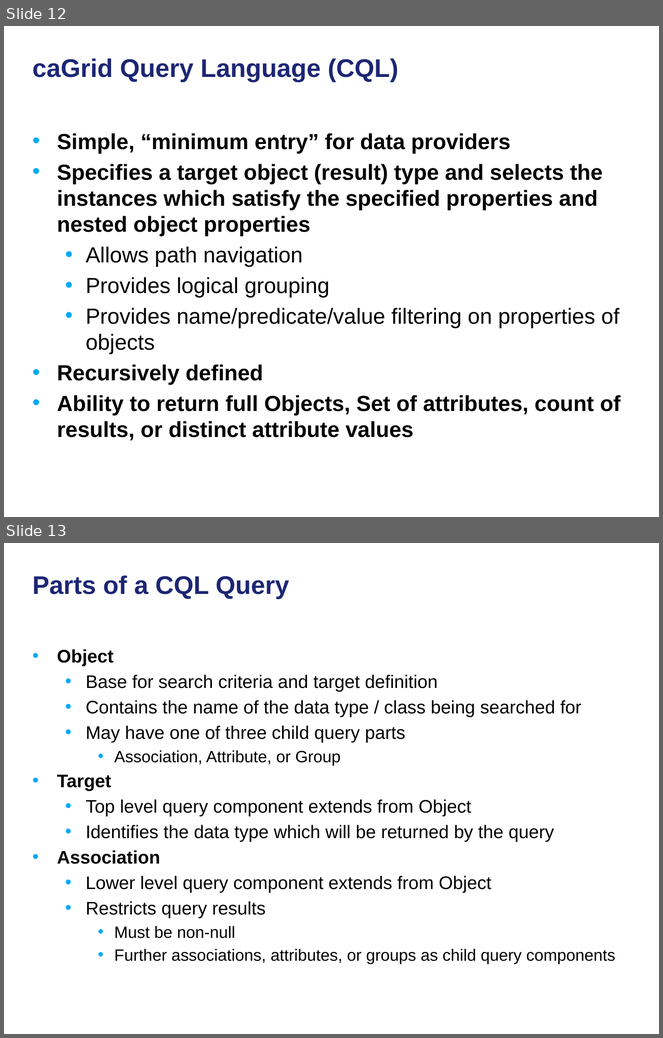
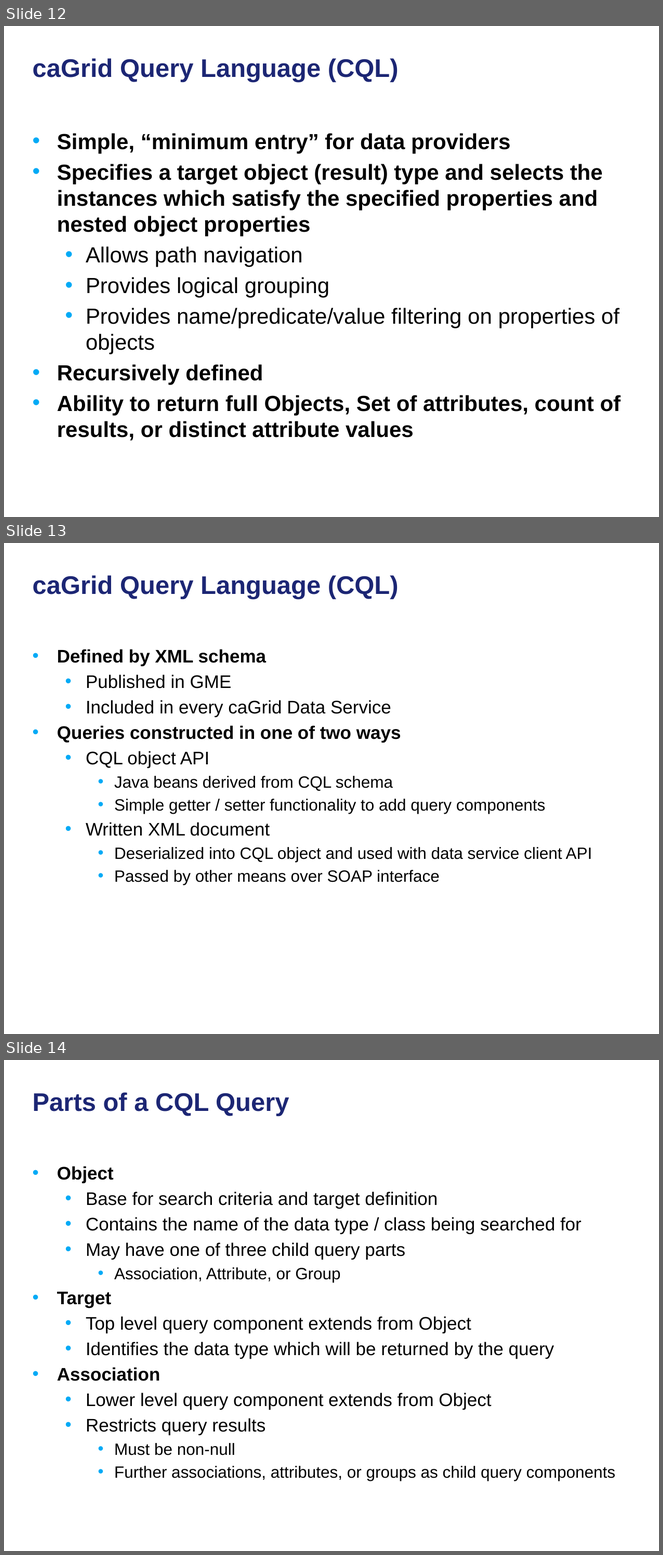
Before and after one commit to NCIP/cagrid-docs, a slide deck: presentations/200906_Novartis/caGrid Data Services.pptx. Shown one above the other, each under a label of ours: slides 12 and 13 before the commit, slides 12, 13 and 14 after it. The pictures are 663x1038 and 663x1555 pixels, drawn with LibreOffice and Linux fonts; fonts in the diff are those of the drawing; background and template pictures are left out. Boxes give left, top, right and bottom in pixels: in the first picture for what was removed or moved away, otherwise in the second. Text is boxed around its words. In the diff, an @@ line names an element or a change of style, - is before the commit and + after.

```diff
--- a/presentations/200906_Novartis/caGrid Data Services.pptx
+++ b/presentations/200906_Novartis/caGrid Data Services.pptx
@@ slide 13 added at box(4, 543, 659, 1034), background picture (left out) @@
@@ title added at box(33, 575, 399, 599), 28 pt, text #1C2674, bold @@
+caGrid Query Language (CQL)
@@ text added at box(57, 649, 593, 885), 18 pt, text #000000 @@
+• Defined by XML schema
+  • Published in GME
+  • Included in every caGrid Data Service
+• Queries constructed in one of two ways
+  • CQL object API
+    • Java beans derived from CQL schema
+    • Simple getter / setter functionality to add query components
+  • Written XML document
+    • Deserialized into CQL object and used with data service client API
+    • Passed by other means over SOAP interface
@@ what was slide 13 is now slide 14 @@
```
Also in this commit, not shown: 1 slide changed, 3 other slides added, 1 slide removed.
